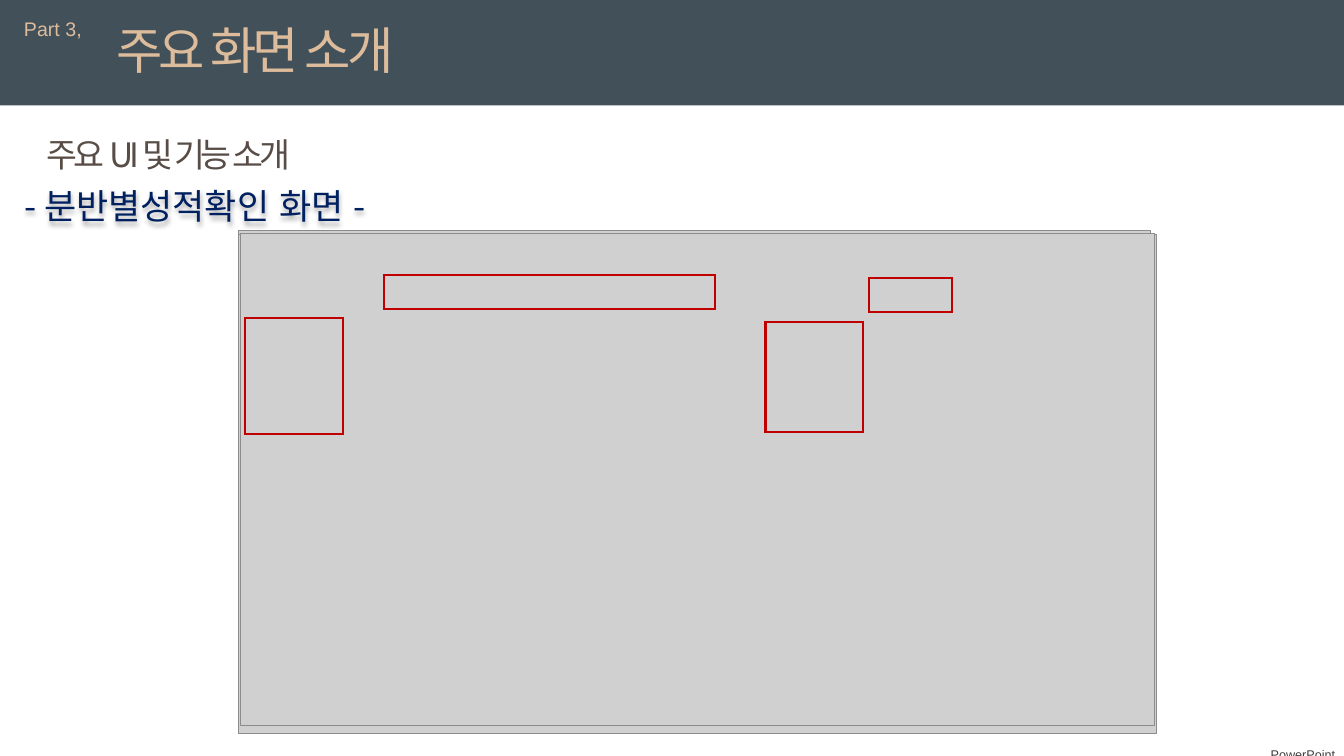
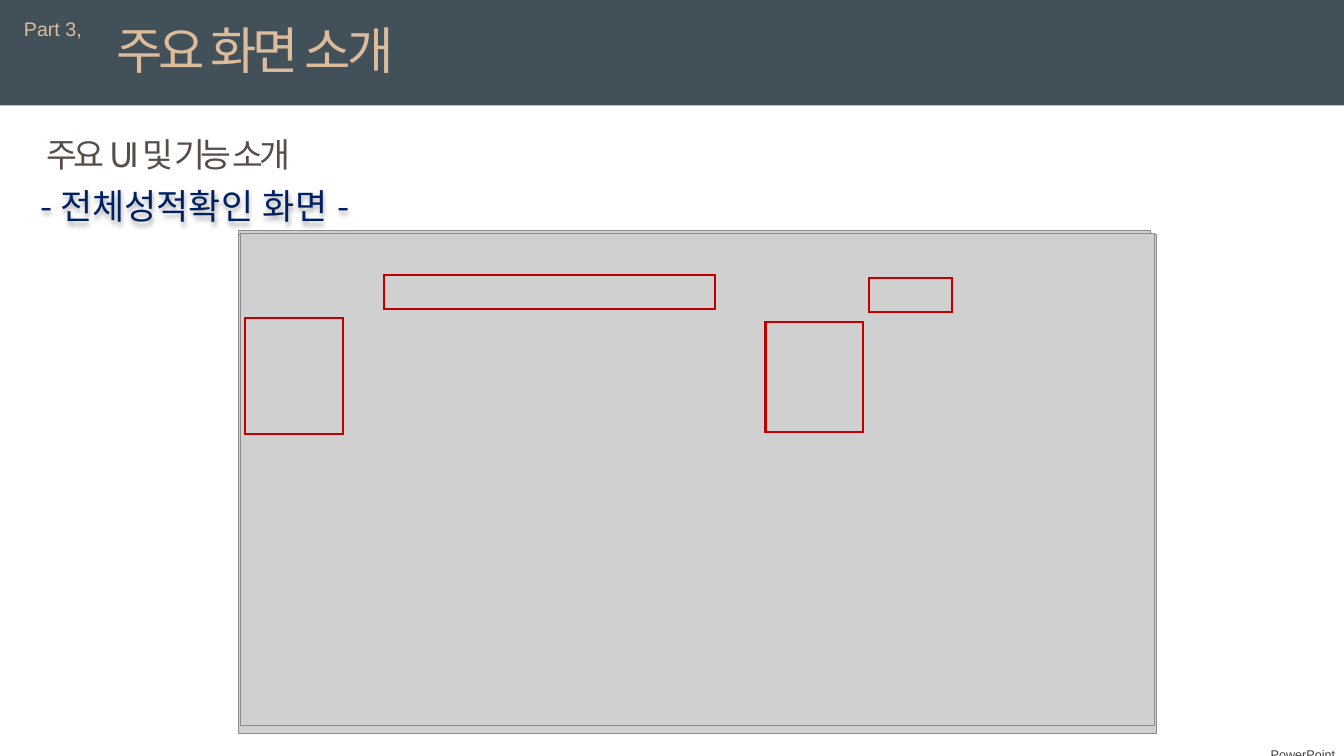
Before and after one commit to jeongmingang/stdGrade_management, a slide deck: slide 24 of 성적관리 정민강.pptx. Drawn at 1344x756 pixels with LibreOffice and Linux fonts; fonts in the diff are those of the drawing; grey boxes stand for pictures. Boxes give left, top, right and bottom in pixels: in the first picture for what was removed or moved away, otherwise in the second. Text is boxed around its words. In the diff, an @@ line names an element or a change of style, - is before the commit and + after.

```diff
--- a/성적관리 정민강.pptx
+++ b/성적관리 정민강.pptx
@@ text at box(60, 190, 327, 222): text changed @@
-- 분반별성적확인 화면 -
+- 전체성적확인 화면 -
```
Also in this commit, not shown: 6 other slides changed.
